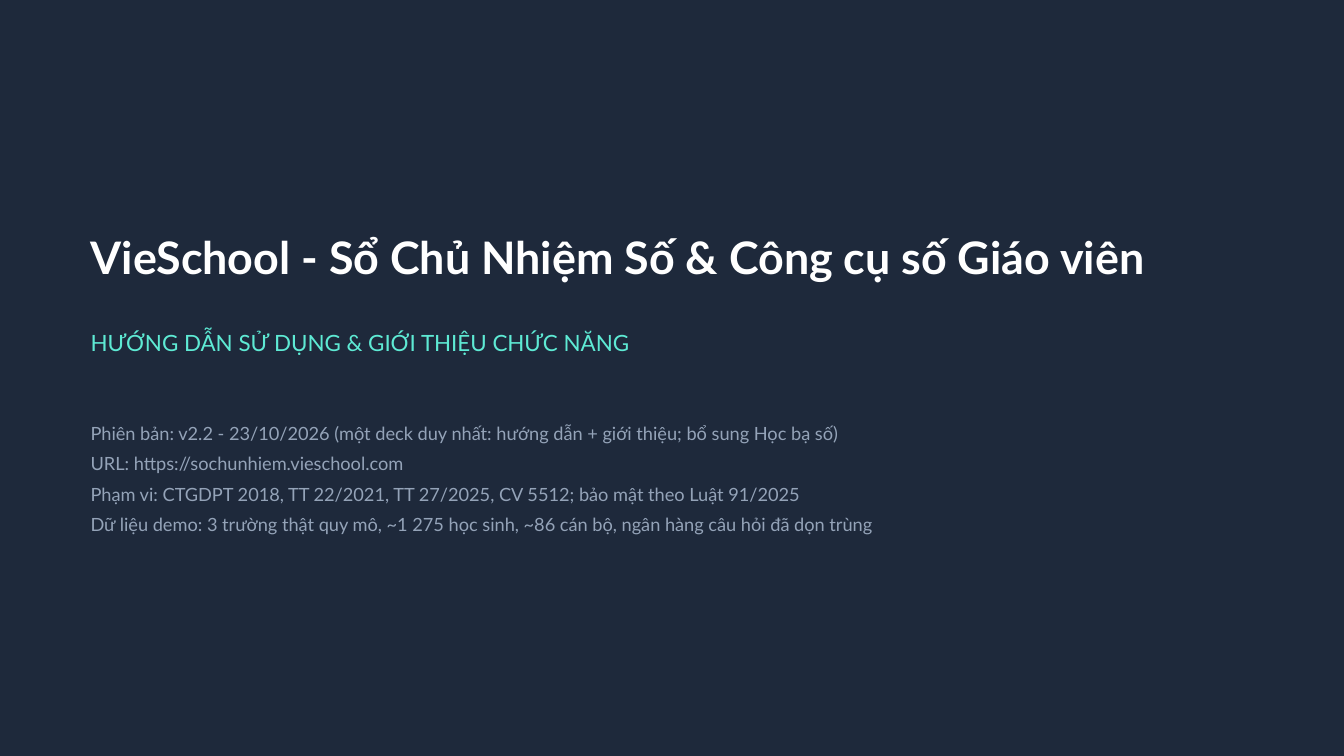
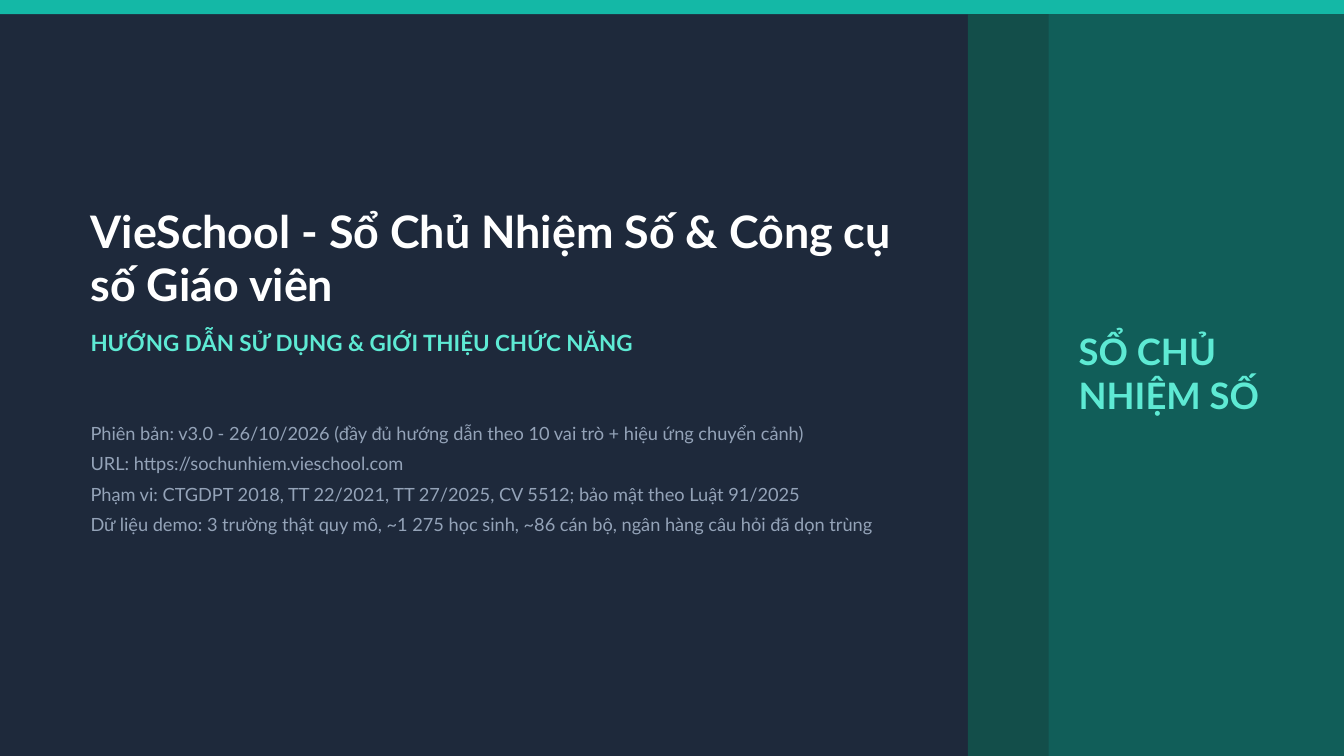
Before and after one commit to saintzzz/so-chu-nhiem-so, a slide deck: slide 1 of docs/handover/USER-GUIDE-vieschool.pptx. Drawn at 1344x756 pixels with LibreOffice and Linux fonts; fonts in the diff are those of the drawing. Boxes give left, top, right and bottom in pixels: in the first picture for what was removed or moved away, otherwise in the second. Text is boxed around its words. In the diff, an @@ line names an element or a change of style, - is before the commit and + after.

```diff
--- a/docs/handover/USER-GUIDE-vieschool.pptx
+++ b/docs/handover/USER-GUIDE-vieschool.pptx
@@ rectangle added at [0, 0, 1344, 14], fill #14B8A6 @@
@@ rectangle added at [968, 14, 1344, 756], fill #134E4A @@
@@ rectangle added at [1049, 14, 1344, 756], fill #115E59 @@
@@ text "VieSchool - Sổ Chủ Nhiệm ..." rewrapped from [91, 236, 1144, 283] to [91, 210, 891, 302] @@
@@ text "HƯỚNG DẪN SỬ DỤNG & ..." at [91, 332, 632, 355]: bold on @@
@@ text added at [1079, 334, 1259, 416], 26 pt, text #5EEAD4, bold @@
+SỔ CHỦ NHIỆM SỐ
@@ text at [91, 425, 804, 443]: text changed @@
-Phiên bản: v2.2 - 23/10/2026 (một deck duy nhất: hướng dẫn + giới thiệu; bổ sung Học bạ số)
+Phiên bản: v3.0 - 26/10/2026 (đầy đủ hướng dẫn theo 10 vai trò + hiệu ứng chuyển cảnh)
```
Also in this commit, not shown: 24 other slides changed, 13 slides added, 2 other files.
